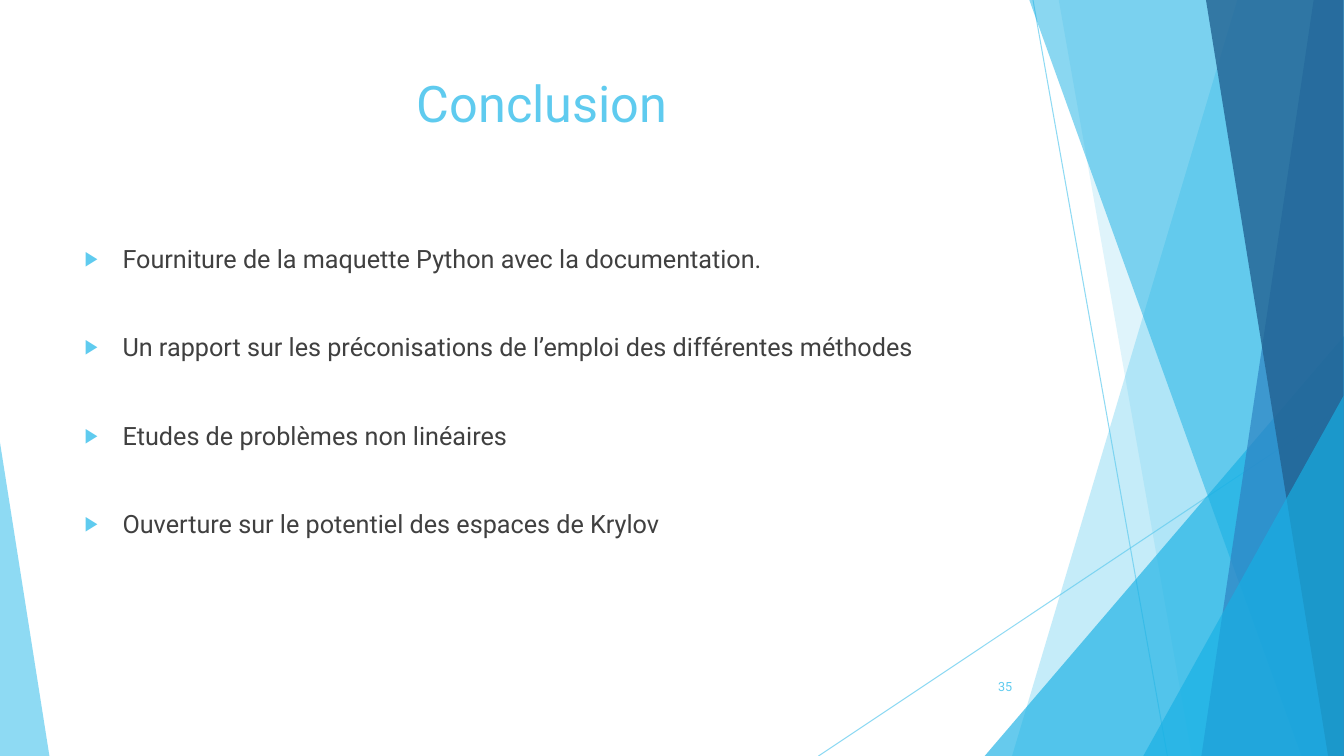
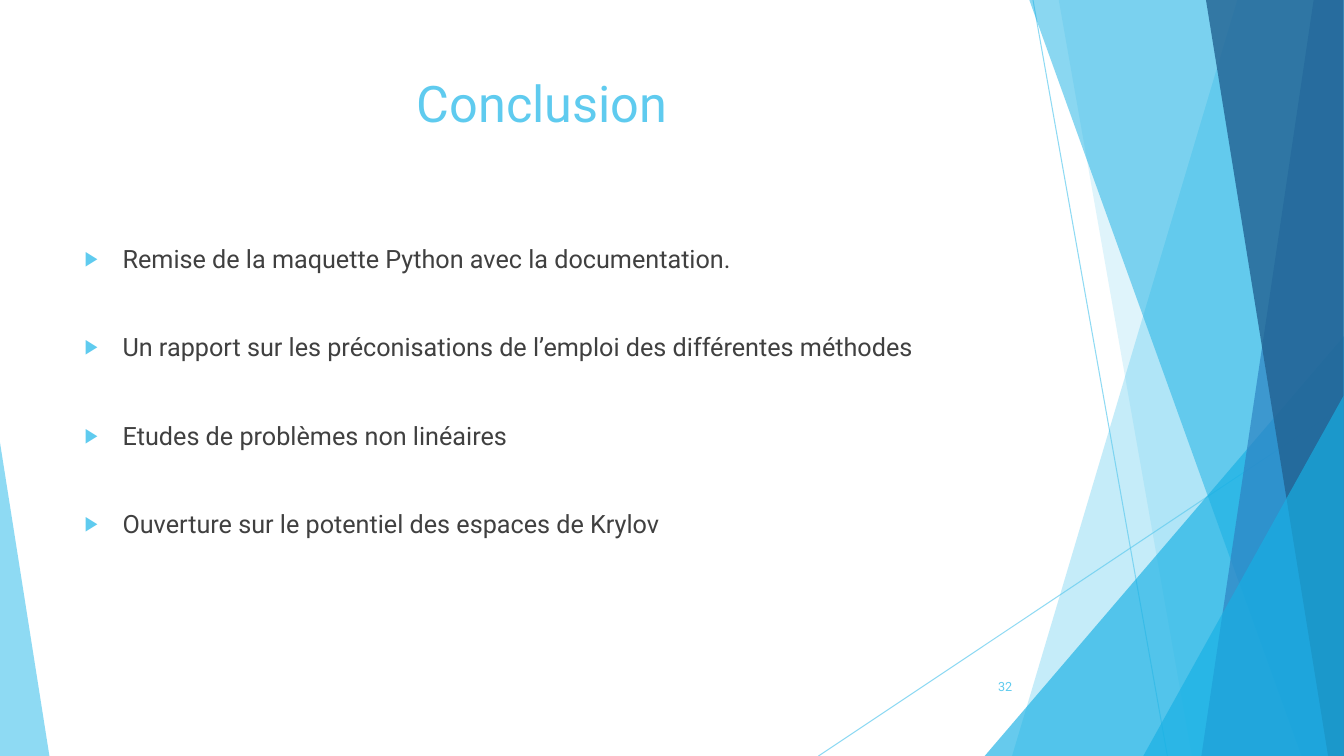
Before and after one commit to pierreXVI/PIE, a slide deck: slide 32 of oral_presentation/Oral_presentation_12_02_2019.pptx (slide 35 before the commit). Drawn at 1344x756 pixels with LibreOffice and Linux fonts; fonts in the diff are those of the drawing. Boxes give left, top, right and bottom in pixels: in the first picture for what was removed or moved away, otherwise in the second. Text is boxed around its words. In the diff, an @@ line names an element or a change of style, - is before the commit and + after.

```diff
--- a/oral_presentation/Oral_presentation_12_02_2019.pptx
+++ b/oral_presentation/Oral_presentation_12_02_2019.pptx
@@ text at box(123, 249, 730, 274): text changed @@
-▶ Fourniture de la maquette Python avec la documentation.
+▶ Remise de la maquette Python avec la documentation.
@@ page number at box(998, 682, 1012, 691): text changed @@
-35
+32
```
Also in this commit, not shown: 10 other slides changed, 4 slides added, 7 slides removed, 2 other files.
